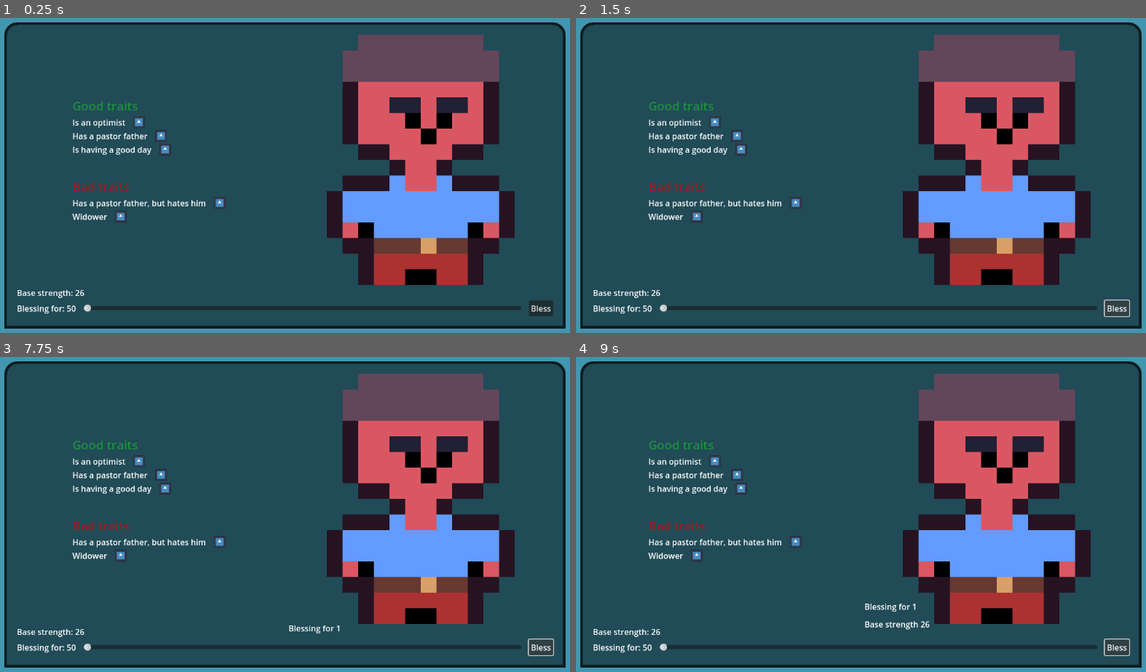
Above: before the commit, frames 1-4 (two rows, left to right).
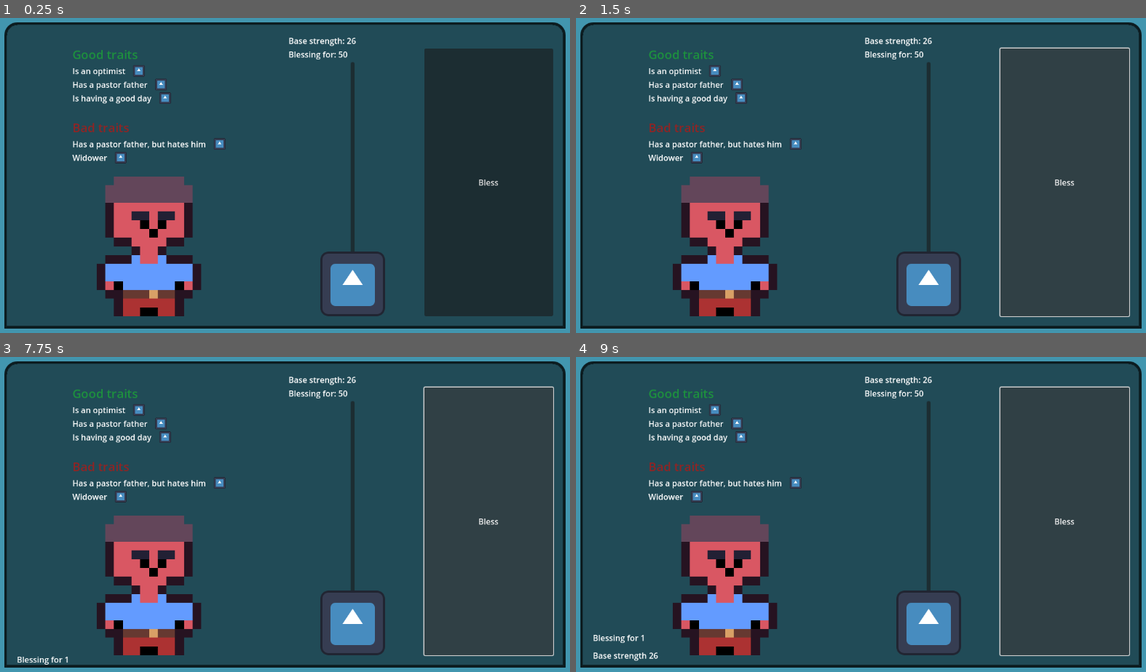
Above: after the commit, the same moments.

Repository: frostblooded/wolf
Game: Godot game, scene res://scenes/main.tscn
Same seed, same stepped clock (60 frames per second), same inputs: the game is played once before the commit and once after it. The engine's default icon, where the game draws it, is replaced by a stand-in: a white triangle on a blue panel in a dark square.
Inputs:
- Up to frame 1 (0.25 s): no input
- Up to frame 2 (1.5 s): click "Bless" at 0.5 s; click "Bless" at 1.25 s
- Up to frame 3 (7.75 s): click "Bless" at 2 s; tap Enter at 2.75, 4.25, 5.75 s; tap Space at 3.5, 5, 6.5 s
- Up to frame 4 (9 s): no input

The runs differ from the first frame. In frame 1, 40% of the frame differs, in the area x 3-98%, y 5-95%; in frame 2, 32%; in frame 3, 32%; in frame 4, 32%.

Commit message:
Change UI to make it easier to use on a phone screen

Diff:
--- a/scenes/UI/BlessingUnitUI.tscn
+++ b/scenes/UI/BlessingUnitUI.tscn
@@ -1,9 +1,10 @@
-[gd_scene load_steps=7 format=3 uid="uid://dlwrtjnr6xty4"]
+[gd_scene load_steps=8 format=3 uid="uid://dlwrtjnr6xty4"]
 
 [ext_resource type="Script" path="res://scripts/blessing_unit_ui.gd" id="1_pou5w"]
 [ext_resource type="PackedScene" uid="uid://ddsydqanfd6d6" path="res://scenes/UI/TraitUI.tscn" id="2_3e3qa"]
 [ext_resource type="PackedScene" uid="uid://snfxfvpxmei8" path="res://scenes/UI/UnitImageUI.tscn" id="3_3xt8s"]
 [ext_resource type="Script" path="res://scripts/blessing_input.gd" id="3_ro0nv"]
+[ext_resource type="Texture2D" uid="uid://bbuo3vy70oprq" path="res://icon.svg" id="5_b4pj3"]
 
 [sub_resource type="StyleBoxFlat" id="StyleBoxFlat_fri2f"]
 bg_color = Color(0, 0, 0, 0.501961)
@@ -46,65 +47,87 @@
 [node name="VBoxContainer" type="VBoxContainer" parent="MarginContainer/PanelContainer/MarginContainer"]
 layout_mode = 2
 
-[node name="HBoxContainer" type="HBoxContainer" parent="MarginContainer/PanelContainer/MarginContainer/VBoxContainer"]
+[node name="HBoxContainer" type="HBoxContainer" parent="MarginContainer/PanelContainer/MarginContainer"]
 layout_mode = 2
-size_flags_vertical = 3
 
-[node name="LeftPanelContainer" type="PanelContainer" parent="MarginContainer/PanelContainer/MarginContainer/VBoxContainer/HBoxContainer"]
+[node name="VBoxContainer" type="VBoxContainer" parent="MarginContainer/PanelContainer/MarginContainer/HBoxContainer"]
 layout_mode = 2
 size_flags_horizontal = 3
+
+[node name="LeftPanelContainer" type="PanelContainer" parent="MarginContainer/PanelContainer/MarginContainer/HBoxContainer/VBoxContainer"]
+layout_mode = 2
+size_flags_horizontal = 3
+size_flags_vertical = 3
 theme_override_styles/panel = SubResource("StyleBoxEmpty_wbhf4")
 
-[node name="VBoxContainer3" type="VBoxContainer" parent="MarginContainer/PanelContainer/MarginContainer/VBoxContainer/HBoxContainer/LeftPanelContainer"]
+[node name="VBoxContainer3" type="VBoxContainer" parent="MarginContainer/PanelContainer/MarginContainer/HBoxContainer/VBoxContainer/LeftPanelContainer"]
 layout_mode = 2
 size_flags_horizontal = 4
-theme_override_constants/separation = 45
+theme_override_constants/separation = 30
 alignment = 1
 
-[node name="PositiveTraitsContainer" type="VBoxContainer" parent="MarginContainer/PanelContainer/MarginContainer/VBoxContainer/HBoxContainer/LeftPanelContainer/VBoxContainer3"]
+[node name="PositiveTraitsContainer" type="VBoxContainer" parent="MarginContainer/PanelContainer/MarginContainer/HBoxContainer/VBoxContainer/LeftPanelContainer/VBoxContainer3"]
 layout_mode = 2
 
-[node name="Label" type="Label" parent="MarginContainer/PanelContainer/MarginContainer/VBoxContainer/HBoxContainer/LeftPanelContainer/VBoxContainer3/PositiveTraitsContainer"]
+[node name="Label" type="Label" parent="MarginContainer/PanelContainer/MarginContainer/HBoxContainer/VBoxContainer/LeftPanelContainer/VBoxContainer3/PositiveTraitsContainer"]
 layout_mode = 2
 theme_type_variation = &"HeaderMedium"
 theme_override_colors/font_color = Color(0.113725, 0.568627, 0.243137, 1)
 text = "Good traits"
 
-[node name="NegativeTraitsContainer" type="VBoxContainer" parent="MarginContainer/PanelContainer/MarginContainer/VBoxContainer/HBoxContainer/LeftPanelContainer/VBoxContainer3"]
+[node name="NegativeTraitsContainer" type="VBoxContainer" parent="MarginContainer/PanelContainer/MarginContainer/HBoxContainer/VBoxContainer/LeftPanelContainer/VBoxContainer3"]
 layout_mode = 2
 
-[node name="Label" type="Label" parent="MarginContainer/PanelContainer/MarginContainer/VBoxContainer/HBoxContainer/LeftPanelContainer/VBoxContainer3/NegativeTraitsContainer"]
+[node name="Label" type="Label" parent="MarginContainer/PanelContainer/MarginContainer/HBoxContainer/VBoxContainer/LeftPanelContainer/VBoxContainer3/NegativeTraitsContainer"]
 layout_mode = 2
 theme_type_variation = &"HeaderMedium"
 theme_override_colors/font_color = Color(0.568627, 0.141176, 0.141176, 1)
 text = "Bad traits"
 
-[node name="UnitImageUI" parent="MarginContainer/PanelContainer/MarginContainer/VBoxContainer/HBoxContainer" instance=ExtResource("3_3xt8s")]
+[node name="UnitImageUI" parent="MarginContainer/PanelContainer/MarginContainer/HBoxContainer/VBoxContainer" instance=ExtResource("3_3xt8s")]
 layout_mode = 2
+size_flags_vertical = 3
 
-[node name="CurrentStrengthLabel" type="Label" parent="MarginContainer/PanelContainer/MarginContainer/VBoxContainer"]
+[node name="HBoxContainer" type="HBoxContainer" parent="MarginContainer/PanelContainer/MarginContainer/HBoxContainer"]
+layout_mode = 2
+size_flags_horizontal = 3
+
+[node name="VBoxContainer" type="VBoxContainer" parent="MarginContainer/PanelContainer/MarginContainer/HBoxContainer/HBoxContainer"]
+layout_mode = 2
+size_flags_horizontal = 3
+
+[node name="CurrentStrengthLabel" type="Label" parent="MarginContainer/PanelContainer/MarginContainer/HBoxContainer/HBoxContainer/VBoxContainer"]
 layout_mode = 2
 text = "Current strength: 27"
 
-[node name="BlessingInput" type="HBoxContainer" parent="MarginContainer/PanelContainer/MarginContainer/VBoxContainer"]
+[node name="BlessingInput" type="HBoxContainer" parent="MarginContainer/PanelContainer/MarginContainer/HBoxContainer/HBoxContainer/VBoxContainer"]
 layout_mode = 2
+size_flags_vertical = 3
+alignment = 1
 script = ExtResource("3_ro0nv")
 
-[node name="Label" type="Label" parent="MarginContainer/PanelContainer/MarginContainer/VBoxContainer/BlessingInput"]
+[node name="VBoxContainer" type="VBoxContainer" parent="MarginContainer/PanelContainer/MarginContainer/HBoxContainer/HBoxContainer/VBoxContainer/BlessingInput"]
+layout_mode = 2
+size_flags_horizontal = 3
+
+[node name="Label" type="Label" parent="MarginContainer/PanelContainer/MarginContainer/HBoxContainer/HBoxContainer/VBoxContainer/BlessingInput/VBoxContainer"]
 layout_mode = 2
 text = "Blessing for: 50
 "
 
-[node name="BlessAmountSlider" type="HSlider" parent="MarginContainer/PanelContainer/MarginContainer/VBoxContainer/BlessingInput"]
+[node name="BlessAmountSlider" type="VSlider" parent="MarginContainer/PanelContainer/MarginContainer/HBoxContainer/HBoxContainer/VBoxContainer/BlessingInput/VBoxContainer"]
 layout_mode = 2
-size_flags_horizontal = 3
-size_flags_vertical = 4
+size_flags_horizontal = 1
+size_flags_vertical = 3
+theme_override_icons/grabber = ExtResource("5_b4pj3")
+theme_override_icons/grabber_highlight = ExtResource("5_b4pj3")
 min_value = 1.0
 value = 1.0
 
-[node name="Button" type="Button" parent="MarginContainer/PanelContainer/MarginContainer/VBoxContainer/BlessingInput"]
+[node name="Button" type="Button" parent="MarginContainer/PanelContainer/MarginContainer/HBoxContainer/HBoxContainer/VBoxContainer/BlessingInput"]
 layout_mode = 2
+size_flags_horizontal = 3
 text = "Bless"
 
-[connection signal="value_changed" from="MarginContainer/PanelContainer/MarginContainer/VBoxContainer/BlessingInput/BlessAmountSlider" to="MarginContainer/PanelContainer/MarginContainer/VBoxContainer/BlessingInput" method="_on_bless_amount_slider_value_changed"]
-[connection signal="pressed" from="MarginContainer/PanelContainer/MarginContainer/VBoxContainer/BlessingInput/Button" to="MarginContainer/PanelContainer/MarginContainer/VBoxContainer/BlessingInput" method="_on_button_pressed"]
+[connection signal="value_changed" from="MarginContainer/PanelContainer/MarginContainer/HBoxContainer/HBoxContainer/VBoxContainer/BlessingInput/VBoxContainer/BlessAmountSlider" to="MarginContainer/PanelContainer/MarginContainer/HBoxContainer/HBoxContainer/VBoxContainer/BlessingInput" method="_on_bless_amount_slider_value_changed"]
+[connection signal="pressed" from="MarginContainer/PanelContainer/MarginContainer/HBoxContainer/HBoxContainer/VBoxContainer/BlessingInput/Button" to="MarginContainer/PanelContainer/MarginContainer/HBoxContainer/HBoxContainer/VBoxContainer/BlessingInput" method="_on_button_pressed"]
--- a/scripts/blessing_input.gd
+++ b/scripts/blessing_input.gd
@@ -2,8 +2,8 @@
 
 
 func _on_button_pressed():
-    MessageBus.BLESS_BUTTON_PRESSED.emit($BlessAmountSlider.value)
+    MessageBus.BLESS_BUTTON_PRESSED.emit($VBoxContainer/BlessAmountSlider.value)
 
 
 func _on_bless_amount_slider_value_changed(value: float):
-    $Label.text = "Blessing for: %.0f" % value
+    $VBoxContainer/Label.text = "Blessing for: %.0f" % value
Not shown, changed: export_presets.cfg
